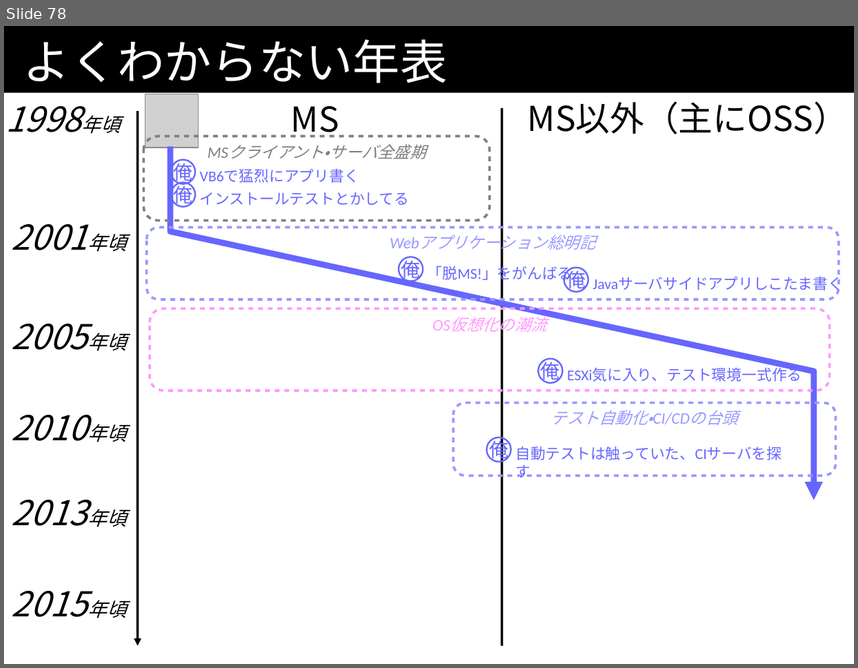
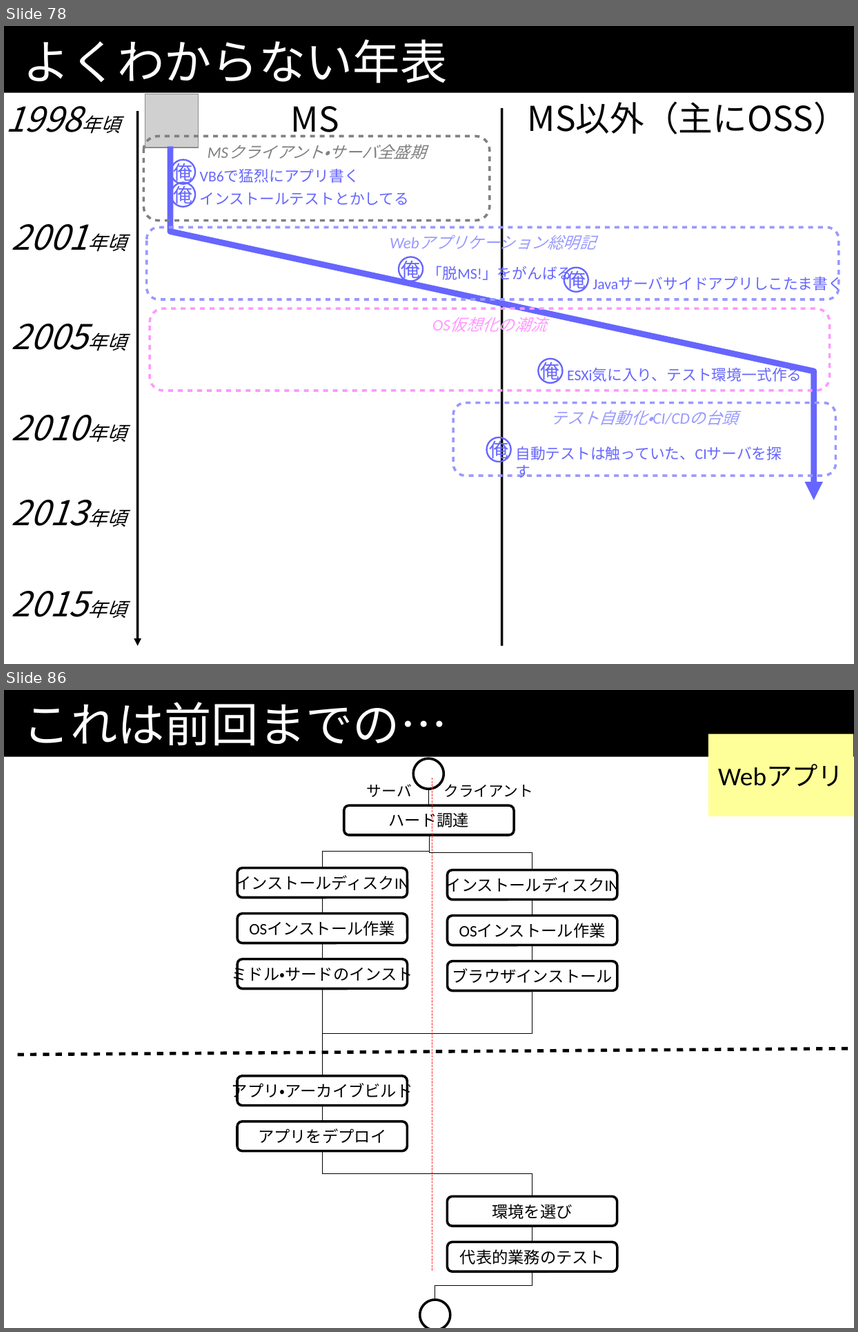
Before and after one commit to kazuhito-m/kazuhito-m.github.io, a slide deck: _drafts/comcamp2016.odp. Shown one above the other, each under a label of ours: slide 78 before the commit, slides 78 and 86 after it; the slides between them are not shown. The pictures are 858x668 and 858x1332 pixels, drawn with LibreOffice and Linux fonts; fonts in the diff are those of the drawing; grey boxes stand for pictures. Boxes give left, top, right and bottom in pixels: in the first picture for what was removed or moved away, otherwise in the second. Text is boxed around its words. In the diff, an @@ line names an element or a change of style, - is before the commit and + after.

Commit message:
一通り最後まで書き上げた…疲れた。

```diff
--- a/_drafts/comcamp2016.odp
+++ b/_drafts/comcamp2016.odp
@@ slide 86 added at (x1=4, y1=690, x2=854, y2=1328), background #FFFFFF; not listed: 1 template element that a slide beside it also shows @@
@@ title added at (x1=23, y1=702, x2=448, y2=746), 44 pt, text #FFFFFF @@
+これは前回までの…
@@ rectangle added at (x1=709, y1=734, x2=854, y2=816), fill #FFFF99, 24 pt, text #000000 @@
+Webアプリ
@@ ellipse added at (x1=414, y1=758, x2=444, y2=789), fill #FFFFFF, outline #000000 2.3 pt @@
@@ text added at (x1=367, y1=784, x2=533, y2=797), 14 pt, text #000000 @@
+サーバ クライアント
@@ elbow line added from (429, 789) to (429, 806), #000000 0 pt @@
@@ line added from (432, 778) to (432, 1270), #FF3333 0 pt @@
@@ rounded rectangle added at (x1=344, y1=806, x2=514, y2=835), outline #000000 2.3 pt, 15 pt, text #000000 @@
+ハード調達
@@ elbow line added from (429, 835) to (323, 868), #000000 0 pt @@
@@ elbow line added from (429, 835) to (533, 869), #000000 0 pt @@
@@ rounded rectangle added at (x1=238, y1=868, x2=408, y2=898), outline #000000 2.3 pt, 15 pt, text #000000 @@
+インストールディスクIN
@@ rounded rectangle added at (x1=448, y1=869, x2=617, y2=899), outline #000000 2.3 pt, 15 pt, text #000000 @@
+インストールディスクIN
@@ rounded rectangle added at (x1=238, y1=914, x2=408, y2=943), outline #000000 2.3 pt, 15 pt, text #000000 @@
+OSインストール作業
@@ line added from (323, 898) to (323, 914), #000000 0 pt @@
@@ rounded rectangle added at (x1=448, y1=915, x2=617, y2=945), outline #000000 2.3 pt, 15 pt, text #000000 @@
+OSインストール作業
@@ line added from (533, 900) to (533, 915), #000000 0 pt @@
@@ line added from (323, 943) to (323, 959), #000000 0 pt @@
@@ line added from (533, 945) to (533, 960), #000000 0 pt @@
@@ rounded rectangle added at (x1=238, y1=959, x2=408, y2=989), outline #000000 2.3 pt, 15 pt, text #000000 @@
+ミドル・サードのインスト
@@ rounded rectangle added at (x1=448, y1=960, x2=617, y2=990), outline #000000 2.3 pt, 15 pt, text #000000 @@
+ブラウザインストール
@@ line added from (323, 989) to (323, 1076), #000000 0 pt @@
@@ elbow line added from (533, 991) to (323, 1076), #000000 0 pt @@
@@ line added from (848, 1049) to (16, 1054), #000000 3 pt @@
@@ rounded rectangle added at (x1=237, y1=1076, x2=407, y2=1105), outline #000000 2.3 pt, 15 pt, text #000000 @@
+アプリ・アーカイブビルド
@@ rounded rectangle added at (x1=238, y1=1121, x2=408, y2=1150), outline #000000 2.3 pt, 15 pt, text #000000 @@
+アプリをデプロイ
@@ line added from (323, 1105) to (323, 1121), #000000 0 pt @@
@@ elbow line added from (323, 1150) to (533, 1196), #000000 0 pt @@
@@ rounded rectangle added at (x1=448, y1=1196, x2=617, y2=1225), outline #000000 2.3 pt, 15 pt, text #000000 @@
+環境を選び
@@ line added from (533, 1226) to (533, 1241), #000000 0 pt @@
@@ rounded rectangle added at (x1=448, y1=1241, x2=617, y2=1271), outline #000000 2.3 pt, 15 pt, text #000000 @@
+代表的業務のテスト
@@ elbow line added from (533, 1272) to (435, 1299), #000000 0 pt @@
@@ ellipse added at (x1=420, y1=1299, x2=450, y2=1328), fill #FFFFFF, outline #000000 2.3 pt @@
```
Also in this commit, not shown: 4 slides changed, 31 other slides added, 1 other file.
